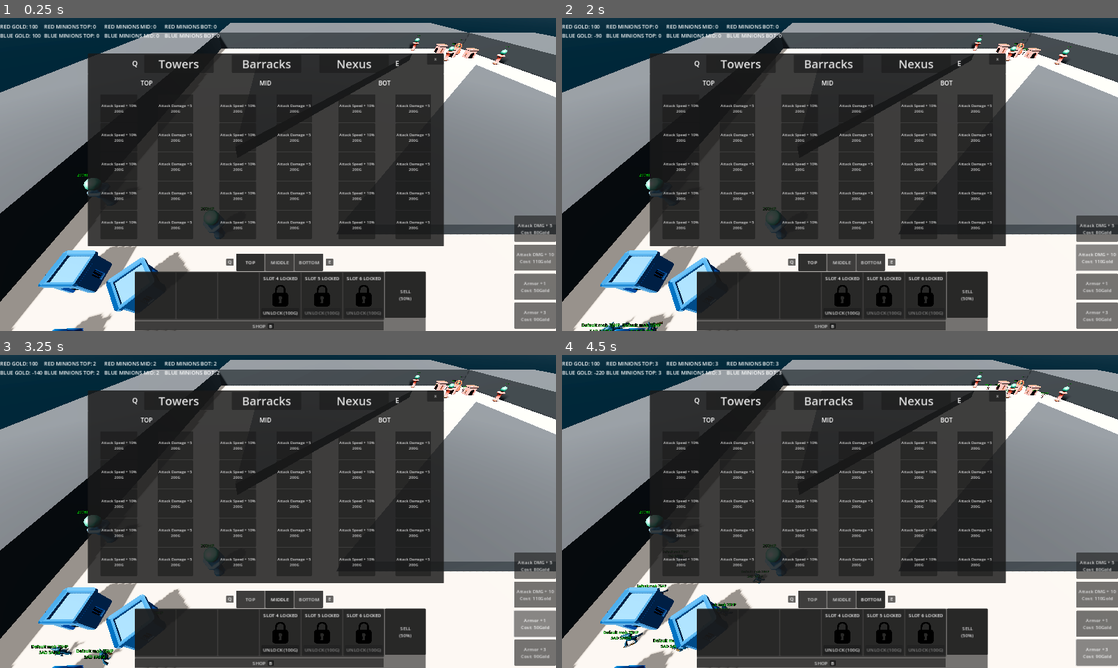
Above: before the commit, frames 1-4 (two rows, left to right).
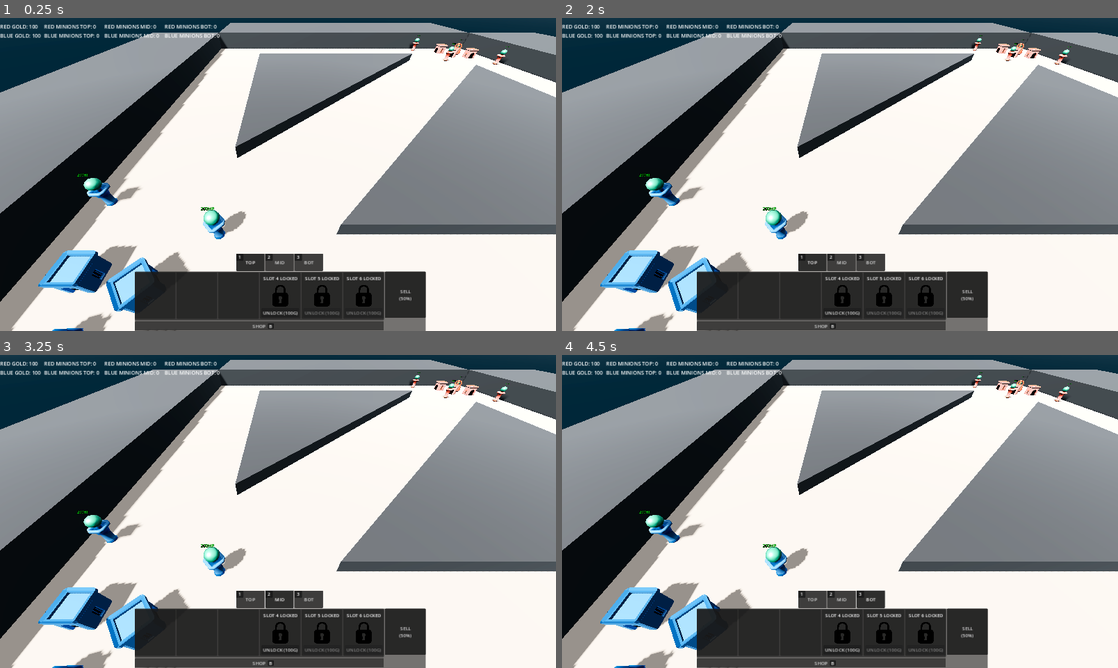
Above: after the commit, the same moments.

Repository: RadekGrzankowski/ChipsowyJam1
Game: Godot game, scene res://Scenes/Levels/wip_scene.tscn
Same seed, same stepped clock (60 frames per second), same inputs: the game is played once before the commit and once after it.
Inputs (mouse positions are in pixels of both pictures, inside the frame that each line leads up to):
- Up to frame 1 (0.25 s): no input
- Up to frame 2 (2 s): click (1095, 227) at 0.5 s, where only the run before the commit has a clickable "Attack DMG + 5 Cost: 80Gold"; click (1095, 259) at 1.25 s, where only the run before the commit has a clickable "Attack DMG + 10 Cost: 110Gold"
- Up to frame 3 (3.25 s): click "MIDDLE" (after the commit: "MID") at 2 s; click (533, 624) at 2.75 s, where only the run before the commit has a clickable "Armor + 1 Cost: 50Gold"
- Up to frame 4 (4.5 s): click "BOTTOM" (after the commit: "BOT") at 3.5 s; click (1095, 652) at 4.25 s, where only the run before the commit has a clickable "Armor + 3 Cost: 90Gold"

The runs differ from the first frame. In frame 1, 38% of the frame differs, in the area x 15-100%, y 11-100%; in frame 2, 39%; in frame 3, 39%; in frame 4, 39%, in the area x 5-100%, y 2-100%.

Commit message:
HUD display and controls changes

Diff:
--- a/ChipsowyJam/Scenes/UI/HUD.tscn
+++ b/ChipsowyJam/Scenes/UI/HUD.tscn
@@ -61,65 +61,6 @@
 text = "bot minions
 bot minions"
 label_settings = SubResource("LabelSettings_tnijv")
-
-[node name="Buttons" type="CanvasLayer" parent="GameUIManager/HUD"]
-
-[node name="Attack5" type="Button" parent="GameUIManager/HUD/Buttons"]
-anchors_preset = 3
-anchor_left = 1.0
-anchor_top = 1.0
-anchor_right = 1.0
-anchor_bottom = 1.0
-offset_left = -144.0
-offset_top = -398.0
-offset_bottom = -308.0
-grow_horizontal = 0
-grow_vertical = 0
-text = "Attack DMG + 5
-Cost: 80Gold"
-
-[node name="Attack10" type="Button" parent="GameUIManager/HUD/Buttons"]
-anchors_preset = 3
-anchor_left = 1.0
-anchor_top = 1.0
-anchor_right = 1.0
-anchor_bottom = 1.0
-offset_left = -144.0
-offset_top = -298.0
-offset_bottom = -208.0
-grow_horizontal = 0
-grow_vertical = 0
-size_flags_horizontal = 8
-text = "Attack DMG + 10
-Cost: 110Gold"
-
-[node name="Armor1" type="Button" parent="GameUIManager/HUD/Buttons"]
-anchors_preset = 3
-anchor_left = 1.0
-anchor_top = 1.0
-anchor_right = 1.0
-anchor_bottom = 1.0
-offset_left = -144.0
-offset_top = -198.0
-offset_bottom = -108.0
-grow_horizontal = 0
-grow_vertical = 0
-text = "Armor + 1
-Cost: 50Gold"
-
-[node name="Armor3" type="Button" parent="GameUIManager/HUD/Buttons"]
-anchors_preset = 3
-anchor_left = 1.0
-anchor_top = 1.0
-anchor_right = 1.0
-anchor_bottom = 1.0
-offset_left = -144.0
-offset_top = -98.0
-offset_bottom = -8.0
-grow_horizontal = 0
-grow_vertical = 0
-text = "Armor + 3
-Cost: 90Gold"
 
 [node name="UpgradeControls" type="CanvasLayer" parent="GameUIManager/HUD"]
 visible = false
@@ -395,6 +336,7 @@
 text = "PLACEHOLDER"
 
 [node name="TopTowerUpgrades" type="Control" parent="GameUIManager/HUD/UpgradeControls"]
+visible = false
 custom_minimum_size = Vector2(384, 296)
 layout_mode = 3
 anchors_preset = 2
@@ -523,6 +465,7 @@
 
 [node name="UpgradesUI" type="CanvasLayer" parent="GameUIManager/HUD"]
 layer = 2
+visible = false
 offset = Vector2(150, 20)
 scale = Vector2(0.8, 0.8)
 transform = Transform2D(0.8, 0, 0, 0.8, 150, 20)
@@ -551,6 +494,14 @@
 theme_override_font_sizes/font_size = 30
 text = "Q"
 
+[node name="Panel" type="Panel" parent="GameUIManager/HUD/UpgradesUI/UpperPanel/HBoxContainer/QLabel"]
+show_behind_parent = true
+layout_mode = 0
+offset_left = -6.74999
+offset_top = 3.75
+offset_right = 33.25
+offset_bottom = 43.75
+
 [node name="Spacer" type="Control" parent="GameUIManager/HUD/UpgradesUI/UpperPanel/HBoxContainer"]
 custom_minimum_size = Vector2(20, 0)
 layout_mode = 2
@@ -559,6 +510,8 @@
 custom_minimum_size = Vector2(300, 0)
 layout_mode = 2
 theme_override_font_sizes/font_size = 50
+toggle_mode = true
+button_pressed = true
 text = "Towers"
 
 [node name="Spacer2" type="Control" parent="GameUIManager/HUD/UpgradesUI/UpperPanel/HBoxContainer"]
@@ -569,6 +522,7 @@
 custom_minimum_size = Vector2(300, 0)
 layout_mode = 2
 theme_override_font_sizes/font_size = 50
+toggle_mode = true
 text = "Barracks"
 
 [node name="Spacer3" type="Control" parent="GameUIManager/HUD/UpgradesUI/UpperPanel/HBoxContainer"]
@@ -579,6 +533,7 @@
 custom_minimum_size = Vector2(300, 0)
 layout_mode = 2
 theme_override_font_sizes/font_size = 50
+toggle_mode = true
 text = "Nexus"
 
 [node name="Spacer4" type="Control" parent="GameUIManager/HUD/UpgradesUI/UpperPanel/HBoxContainer"]
@@ -589,6 +544,14 @@
 layout_mode = 2
 theme_override_font_sizes/font_size = 30
 text = "E"
+
+[node name="Panel" type="Panel" parent="GameUIManager/HUD/UpgradesUI/UpperPanel/HBoxContainer/ELabel"]
+show_behind_parent = true
+layout_mode = 0
+offset_left = -10.2499
+offset_top = 2.5
+offset_right = 29.7501
+offset_bottom = 42.5
 
 [node name="TowersPanel" type="Panel" parent="GameUIManager/HUD/UpgradesUI"]
 offset_left = 192.0
@@ -933,6 +896,7 @@
 200G"
 
 [node name="Line" type="Panel" parent="GameUIManager/HUD/UpgradesUI/TowersPanel"]
+layout_mode = 0
 offset_left = 512.0
 offset_top = 8.0
 offset_right = 512.0
@@ -941,6 +905,7 @@
 
 [node name="Line2" type="Panel" parent="GameUIManager/HUD/UpgradesUI/TowersPanel"]
 custom_minimum_size = Vector2(2, 0)
+layout_mode = 0
 offset_left = 1024.0
 offset_top = 8.0
 offset_right = 1026.0
@@ -1291,6 +1256,7 @@
 200G"
 
 [node name="Line" type="Panel" parent="GameUIManager/HUD/UpgradesUI/BarracksPanel"]
+layout_mode = 0
 offset_left = 512.0
 offset_top = 8.0
 offset_right = 512.0
@@ -1299,6 +1265,7 @@
 
 [node name="Line2" type="Panel" parent="GameUIManager/HUD/UpgradesUI/BarracksPanel"]
 custom_minimum_size = Vector2(2, 0)
+layout_mode = 0
 offset_left = 1024.0
 offset_top = 8.0
 offset_right = 1026.0
@@ -1439,13 +1406,10 @@
 [node name="RedMobTimer" type="Timer" parent="."]
 
 [node name="StartDelayTimer" type="Timer" parent="."]
+wait_time = 15.0
 one_shot = true
 autostart = true
 
-[connection signal="pressed" from="GameUIManager/HUD/Buttons/Attack5" to="GameUIManager" method="_on_attack_5_pressed"]
-[connection signal="pressed" from="GameUIManager/HUD/Buttons/Attack10" to="GameUIManager" method="_on_attack_10_pressed"]
-[connection signal="pressed" from="GameUIManager/HUD/Buttons/Armor1" to="GameUIManager" method="_on_armor_5_pressed"]
-[connection signal="pressed" from="GameUIManager/HUD/Buttons/Armor3" to="GameUIManager" method="_on_armor_10_pressed"]
 [connection signal="pressed" from="GameUIManager/HUD/UpgradeControls/MidTowerUpgrades/AttackUpgrades/AttackUpgrade4" to="GameUIManager" method="_on_attack_upgrade_4_pressed" binds= ["mid"]]
 [connection signal="pressed" from="GameUIManager/HUD/UpgradeControls/MidTowerUpgrades/AttackUpgrades/AttackUpgrade3" to="GameUIManager" method="_on_attack_upgrade_3_pressed" binds= ["mid"]]
 [connection signal="pressed" from="GameUIManager/HUD/UpgradeControls/MidTowerUpgrades/AttackUpgrades/AttackUpgrade2" to="GameUIManager" method="_on_attack_upgrade_2_pressed" binds= ["mid"]]
--- a/ChipsowyJam/Scenes/UI/cards_ui.tscn
+++ b/ChipsowyJam/Scenes/UI/cards_ui.tscn
@@ -47,48 +47,64 @@
 custom_minimum_size = Vector2(97, 0)
 layout_mode = 2
 toggle_mode = true
-text = "MIDDLE"
+text = "MID"
 
 [node name="BottomButton" type="Button" parent="CardsUI/LanesPanel/LaneButtons"]
 custom_minimum_size = Vector2(97, 0)
 layout_mode = 2
 toggle_mode = true
-text = "BOTTOM"
-
-[node name="LanesRightPanel" type="Panel" parent="CardsUI/LanesPanel"]
-self_modulate = Color(0, 0, 0, 1)
-layout_mode = 0
-offset_left = 310.0
-offset_top = 17.0
-offset_right = 335.0
-offset_bottom = 42.0
-
-[node name="Label" type="Label" parent="CardsUI/LanesPanel/LanesRightPanel"]
+text = "BOT"
+
+[node name="LanesTopPanel" type="Panel" parent="CardsUI/LanesPanel"]
+self_modulate = Color(0.505882, 0.505882, 0.505882, 1)
+layout_mode = 0
+offset_right = 25.0
+offset_bottom = 25.0
+
+[node name="Label" type="Label" parent="CardsUI/LanesPanel/LanesTopPanel"]
 layout_mode = 0
 offset_top = -1.0
 offset_right = 25.0
 offset_bottom = 24.0
-text = "E"
+text = "1"
 label_settings = SubResource("LabelSettings_mtnm0")
 horizontal_alignment = 1
 vertical_alignment = 1
 clip_text = true
 text_overrun_behavior = 1
 
-[node name="LanesLeftPanel" type="Panel" parent="CardsUI/LanesPanel"]
-self_modulate = Color(0, 0, 0, 1)
-layout_mode = 0
-offset_left = -35.0
-offset_top = 17.0
-offset_right = -10.0
-offset_bottom = 42.0
-
-[node name="Label" type="Label" parent="CardsUI/LanesPanel/LanesLeftPanel"]
+[node name="LanesMidPanel" type="Panel" parent="CardsUI/LanesPanel"]
+self_modulate = Color(0.505882, 0.505882, 0.505882, 1)
+layout_mode = 0
+offset_left = 101.0
+offset_right = 126.0
+offset_bottom = 25.0
+
+[node name="Label" type="Label" parent="CardsUI/LanesPanel/LanesMidPanel"]
 layout_mode = 0
 offset_top = -1.0
 offset_right = 25.0
 offset_bottom = 24.0
-text = "Q"
+text = "2"
+label_settings = SubResource("LabelSettings_mtnm0")
+horizontal_alignment = 1
+vertical_alignment = 1
+clip_text = true
+text_overrun_behavior = 1
+
+[node name="LanesBotPanel" type="Panel" parent="CardsUI/LanesPanel"]
+self_modulate = Color(0.505882, 0.505882, 0.505882, 1)
+layout_mode = 0
+offset_left = 202.0
+offset_right = 227.0
+offset_bottom = 25.0
+
+[node name="Label" type="Label" parent="CardsUI/LanesPanel/LanesBotPanel"]
+layout_mode = 0
+offset_top = -1.0
+offset_right = 25.0
+offset_bottom = 24.0
+text = "3"
 label_settings = SubResource("LabelSettings_mtnm0")
 horizontal_alignment = 1
 vertical_alignment = 1
--- a/ChipsowyJam/Scripts/CardsUI.gd
+++ b/ChipsowyJam/Scripts/CardsUI.gd
@@ -95,19 +95,6 @@
 		lane_value = 2
 		change_lane()
 
-	if Input.is_action_just_pressed("shop_left"):
-		if lane_value <= 0:
-			lane_value = 2
-		else:
-			lane_value -= 1
-		change_lane()
-	if Input.is_action_just_pressed("shop_right"):
-		if lane_value >= 2:
-			lane_value = 0
-		else:
-			lane_value += 1
-		change_lane()
-
 func change_lane():
 	match lane_value:
 		0:
--- a/ChipsowyJam/Scripts/GameUIManager.gd
+++ b/ChipsowyJam/Scripts/GameUIManager.gd
@@ -9,10 +9,16 @@
 var actual_minions_mid: String
 var actual_minions_bot: String
 
+
 @onready var towers_upgrade_ui: Panel = $HUD/UpgradesUI/TowersPanel
 @onready var barracks_upgrade_ui: Panel = $HUD/UpgradesUI/BarracksPanel
 @onready var nexus_upgrade_ui: Panel = $HUD/UpgradesUI/NexusPanel
 @onready var upgrades_ui: CanvasLayer = $HUD/UpgradesUI
+
+@onready var tower_button: Button = $HUD/UpgradesUI/UpperPanel/HBoxContainer/TowersButton
+@onready var barracks_button: Button = $HUD/UpgradesUI/UpperPanel/HBoxContainer/BarracksButton
+@onready var nexus_button: Button = $HUD/UpgradesUI/UpperPanel/HBoxContainer/NexusButton
+var button_value: int = 0 #0 - tower, 1 - barracks, 2 - nexus
 
 @onready var gold_label: Label = $HUD/Labels/GoldLabel
 @onready var top_minions_label: Label = $HUD/Labels/TopMinions
@@ -23,12 +29,24 @@
 @onready var shop_ui: Control = $HUD/CanvasLayer/UI
 
 func _process(delta):
-
 	if Input.is_action_just_pressed("open_upgrades"):
 		if upgrades_ui.visible == false:
 			upgrades_ui.visible = true
 		else:
 			upgrades_ui.visible = false
+
+	if Input.is_action_just_pressed("upgrades_left"):
+		if button_value <= 0:
+			button_value = 2
+		else:
+			button_value -= 1
+		change_upgrade_panel()
+	if Input.is_action_just_pressed("upgrades_right"):
+		if button_value >= 2:
+			button_value = 0
+		else:
+			button_value += 1
+		change_upgrade_panel()
 
 	actual_gold_stats = format_gold_stats % [Game.red_gold, Game.blue_gold]
 	actual_minions_top = format_minions_top % [Game.red_minions_top, Game.blue_minions_top]
@@ -41,23 +59,44 @@
 	bot_minions_label.text = actual_minions_bot
 
 
-func _on_attack_5_pressed():
-	Game.additional_blue_minions_dmg += 5
-	Game.blue_gold -= 80
+func change_upgrade_panel():
+	match button_value:
+		0:
+			_on_towers_button_pressed()
+		1:
+			_on_barracks_button_pressed()
+		2:
+			_on_nexus_button_pressed()
 
 
-func _on_attack_10_pressed():
-	Game.additional_blue_minions_dmg += 10
-	Game.blue_gold -= 110
+func _on_towers_button_pressed():
+	closeTabs()
+	button_value = 0
+	tower_button.button_pressed = true
+	towers_upgrade_ui.visible = true
 
+func _on_barracks_button_pressed():
+	closeTabs()
+	button_value = 1
+	barracks_button.button_pressed = true
+	barracks_upgrade_ui.visible = true
 
-func _on_armor_5_pressed():
-	Game.additional_blue_minions_armor += 1
-	Game.blue_gold -= 50
+func _on_nexus_button_pressed():
+	closeTabs()
+	button_value = 2
+	nexus_button.button_pressed = true
+	nexus_upgrade_ui.visible = true
 
-func _on_armor_10_pressed():
-	Game.additional_blue_minions_armor += 3
-	Game.blue_gold -= 80
+func closeTabs():
+	tower_button.button_pressed = false
+	barracks_button.button_pressed = false
+	nexus_button.button_pressed = false
+	nexus_upgrade_ui.visible = false
+	barracks_upgrade_ui.visible = false
+	towers_upgrade_ui.visible = false
+
+func _on_exit_button_pressed():
+	upgrades_ui.visible = false
 
 func _upgrade_tower(lane: String, buff_type_of: String, node_type_of: String, value: int, level_of_upgrade: int):
 	Game.blue_gold -= 100
@@ -102,24 +141,3 @@
 
 func _on_armor_upgrade_4_pressed(lane: String):
 	_upgrade_tower(lane, "armor", "Armor", 3, 4)
-
-
-func _on_towers_button_pressed():
-	closeTabs()
-	towers_upgrade_ui.visible = true
-
-func _on_barracks_button_pressed():
-	closeTabs()
-	barracks_upgrade_ui.visible = true
-
-func _on_nexus_button_pressed():
-	closeTabs()
-	nexus_upgrade_ui.visible = true
-
-func closeTabs():
-	nexus_upgrade_ui.visible = false
-	barracks_upgrade_ui.visible = false
-	towers_upgrade_ui.visible = false
-
-func _on_exit_button_pressed():
-	upgrades_ui.visible = false
--- a/ChipsowyJam/Scripts/mob_behaviour.gd
+++ b/ChipsowyJam/Scripts/mob_behaviour.gd
@@ -6,6 +6,7 @@
 @export var mob_armor: int = 5.0
 @export var health_label: Label3D
 @export var hit_area3D: Area3D
+@export var attack_speed: float = 1.0
 
 var teamName: String
 enum mob_class {MELEE, RANGED, MAGE}
@@ -15,9 +16,6 @@
 var enemies_to_attack: Array[Node3D]
 var detected_enemies_array: Array[Node3D]
 var opponent_to_attack: Node3D
-
-# Attack speed value. Default = 1.0
-var attack_speed: float = 5.0
 
 # Ranged units variables
 @export var projectile_arrow: PackedScene
@@ -49,6 +47,7 @@
 		mob_health = card.health
 		mob_attack = card.attack_damage
 		mob_armor = card.armor
+		attack_speed = card.attack_speed
 		$HitArea3D/CollisionShape.shape.set_radius(card.attack_range)
 	else:
 		mob_name = "Default mob"
--- a/ChipsowyJam/project.godot
+++ b/ChipsowyJam/project.godot
@@ -76,12 +76,12 @@
 "events": [Object(InputEventKey,"resource_local_to_scene":false,"resource_name":"","device":0,"window_id":0,"alt_pressed":false,"shift_pressed":false,"ctrl_pressed":false,"meta_pressed":false,"pressed":false,"keycode":0,"physical_keycode":66,"key_label":0,"unicode":0,"echo":false,"script":null)
 ]
 }
-shop_left={
+upgrades_left={
 "deadzone": 0.5,
 "events": [Object(InputEventKey,"resource_local_to_scene":false,"resource_name":"","device":0,"window_id":0,"alt_pressed":false,"shift_pressed":false,"ctrl_pressed":false,"meta_pressed":false,"pressed":false,"keycode":0,"physical_keycode":81,"key_label":0,"unicode":0,"echo":false,"script":null)
 ]
 }
-shop_right={
+upgrades_right={
 "deadzone": 0.5,
 "events": [Object(InputEventKey,"resource_local_to_scene":false,"resource_name":"","device":0,"window_id":0,"alt_pressed":false,"shift_pressed":false,"ctrl_pressed":false,"meta_pressed":false,"pressed":false,"keycode":0,"physical_keycode":69,"key_label":0,"unicode":0,"echo":false,"script":null)
 ]
